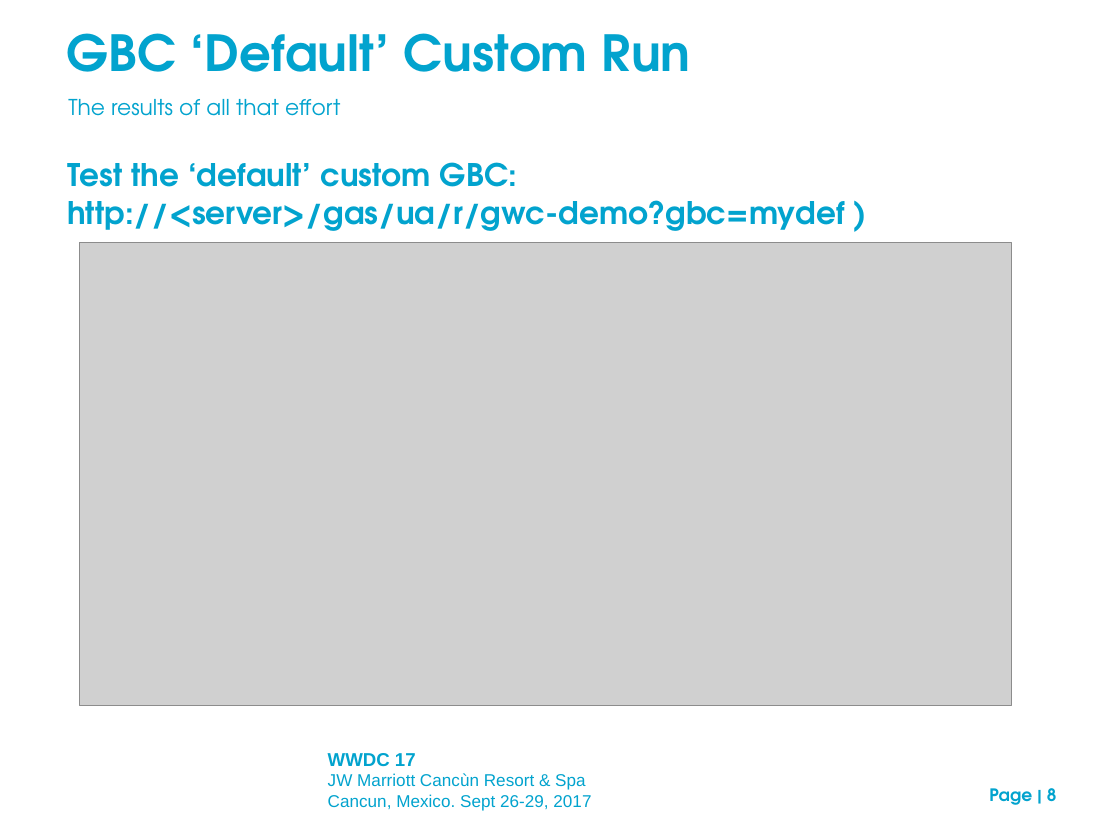
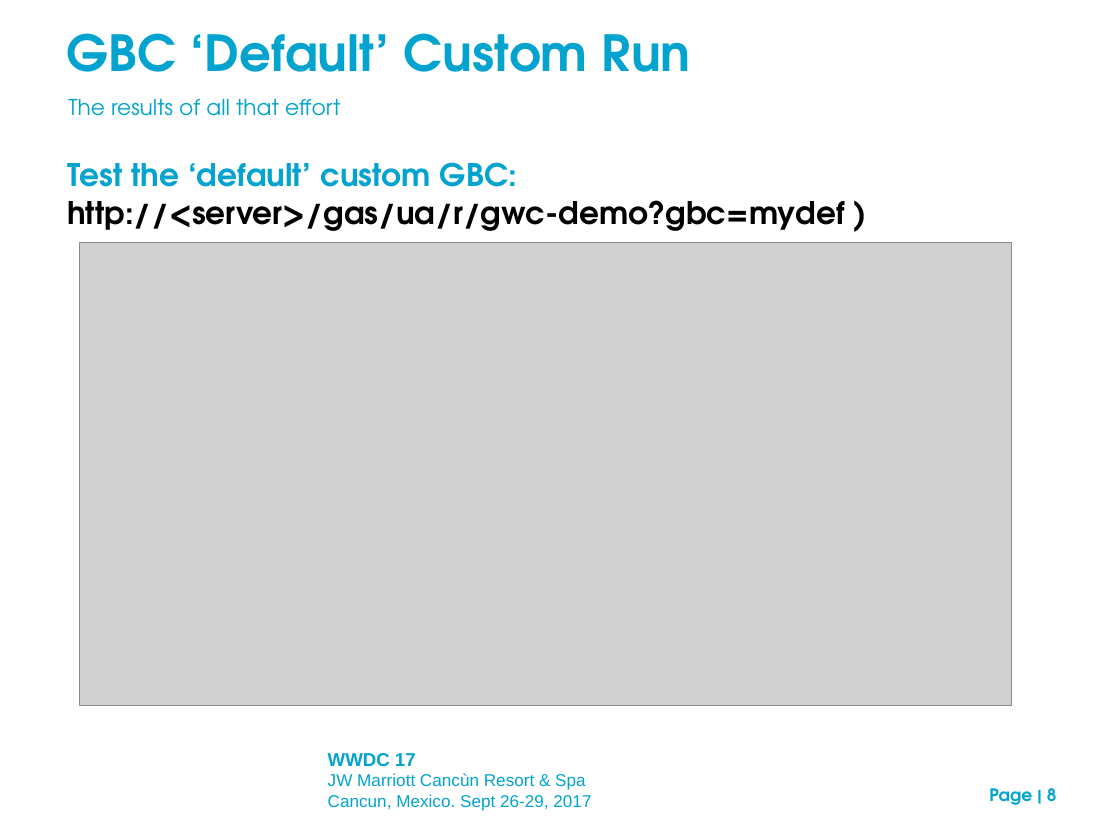
Before and after one commit to neilm-fourjs/njms_demos310, a slide deck: slide 8 of gbc/presentation/GBC_customization_draft.ppt. Drawn at 1120x840 pixels with LibreOffice and Linux fonts; fonts in the diff are those of the drawing; grey boxes stand for pictures; background and template pictures are left out. Boxes give left, top, right and bottom in pixels: in the first picture for what was removed or moved away, otherwise in the second. Text is boxed around its words. In the diff, an @@ line names an element or a change of style, - is before the commit and + after.

```diff
--- a/gbc/presentation/GBC_customization_draft.ppt
+++ b/gbc/presentation/GBC_customization_draft.ppt
@@ text at <box>67,200,845,231</box>: text colour #02A3CE to #000000 in "http://<server>/gas/ua/r/gwc-demo?gbc=mydef )" @@
```
Also in this commit, not shown: 4 other slides changed, 3 slides added, 2 other files.
